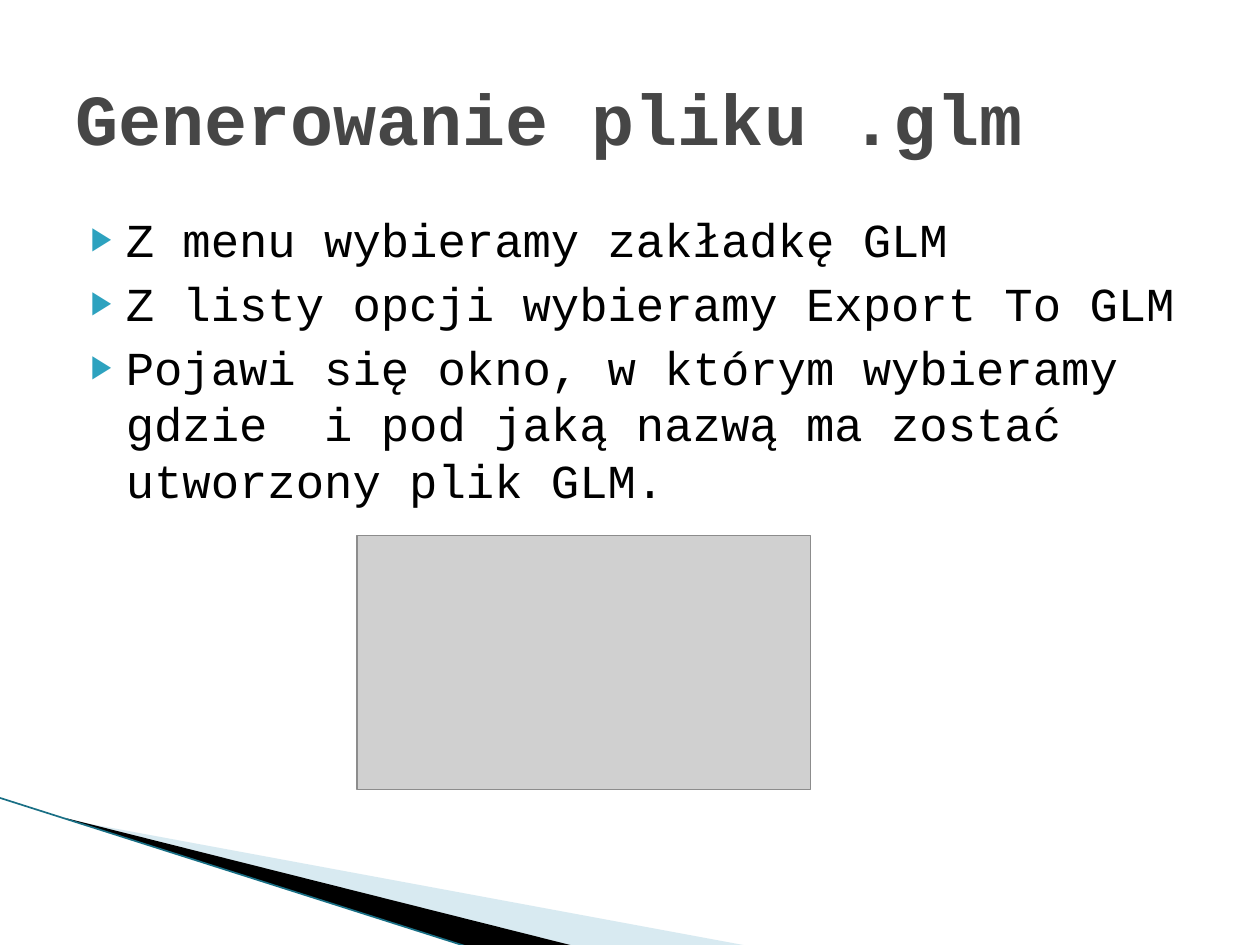
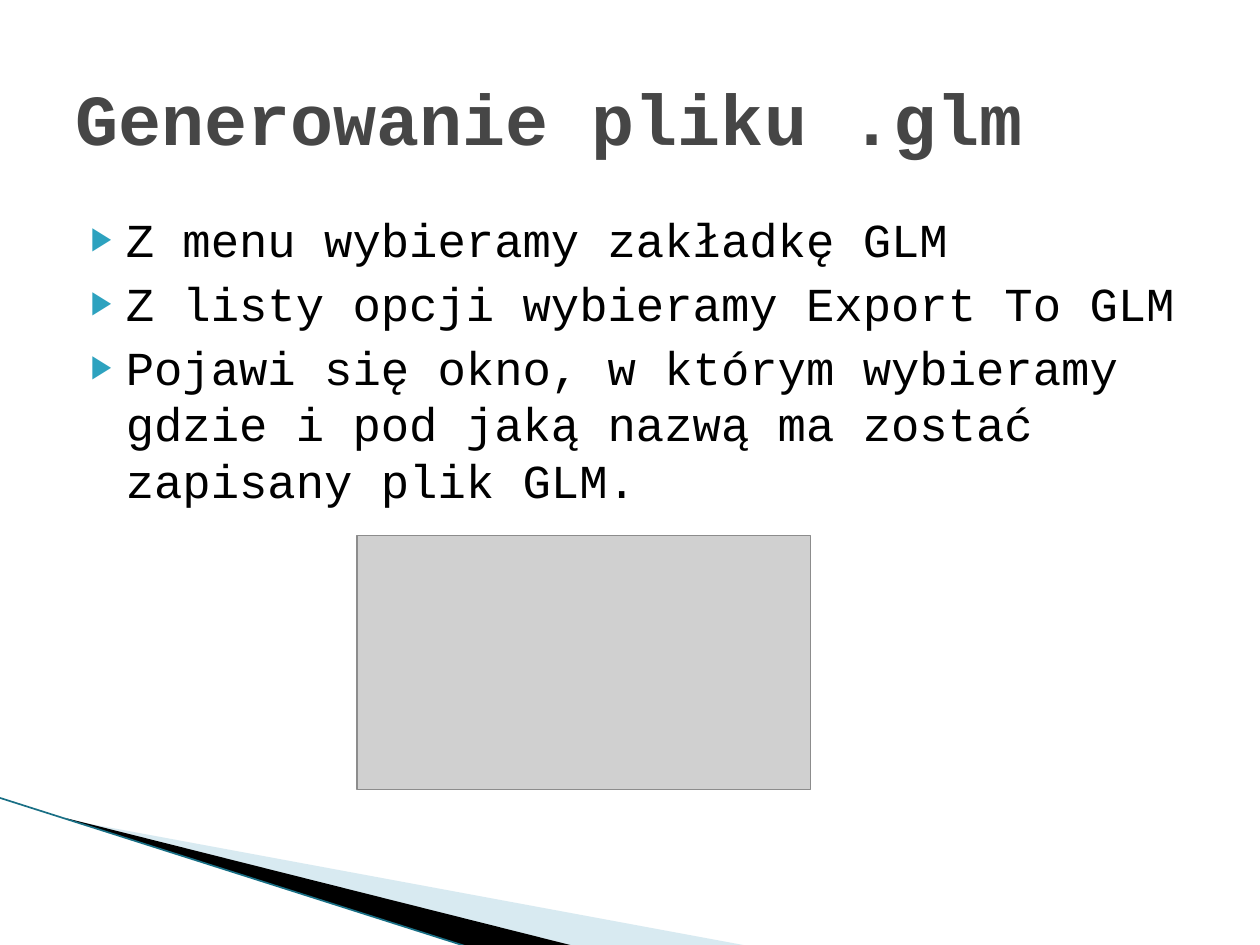
Before and after one commit to Dylek/SP_gridlab-D_GUI, a slide deck: slide 16 of final.pptx. Drawn at 1260x945 pixels with LibreOffice and Linux fonts; fonts in the diff are those of the drawing; grey boxes stand for pictures; background and template pictures are left out. Boxes give left, top, right and bottom in pixels: in the first picture for what was removed or moved away, otherwise in the second. Text is boxed around its words. In the diff, an @@ line names an element or a change of style, - is before the commit and + after.

```diff
--- a/final.pptx
+++ b/final.pptx
@@ text at (x1=126, y1=351, x2=1118, y2=508): text changed @@
-▶ Pojawi się okno, w którym wybieramy gdzie i pod jaką nazwą ma zostać utworzony plik GLM.
+▶ Pojawi się okno, w którym wybieramy gdzie i pod jaką nazwą ma zostać zapisany plik GLM.
```
Also in this commit, not shown: 6 other slides changed, 1 slide removed, 1 other file.
